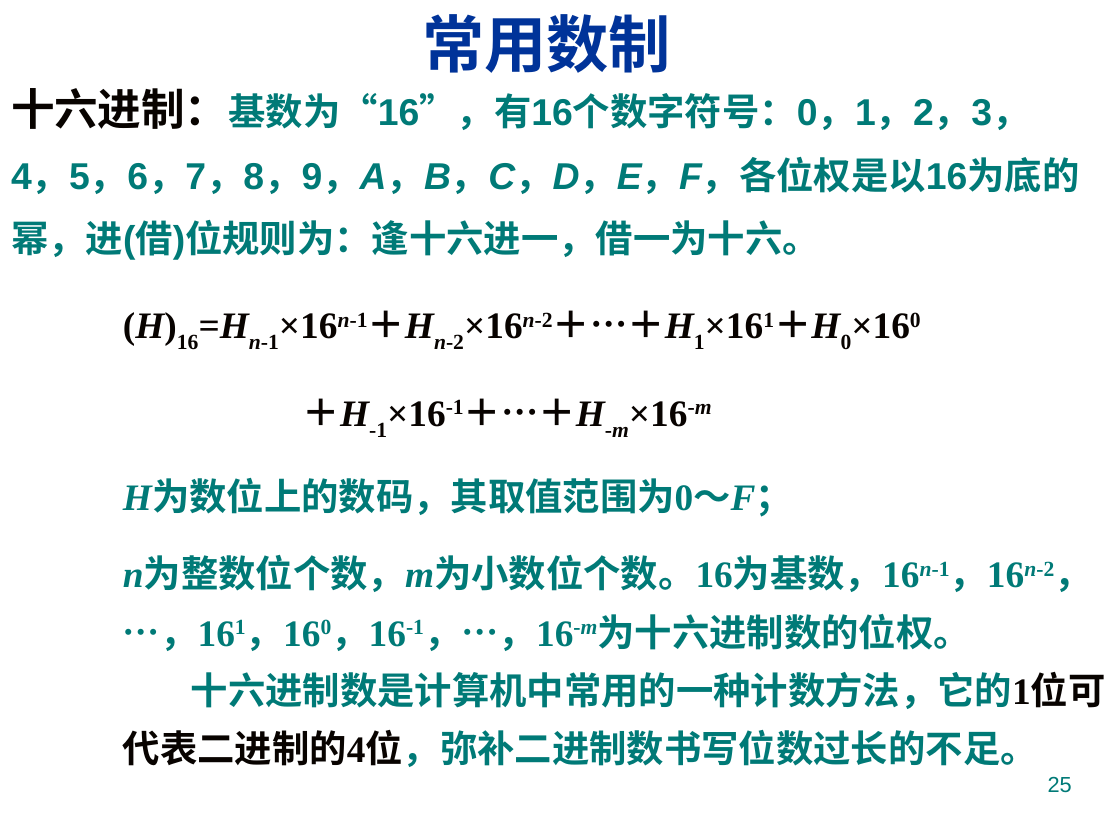
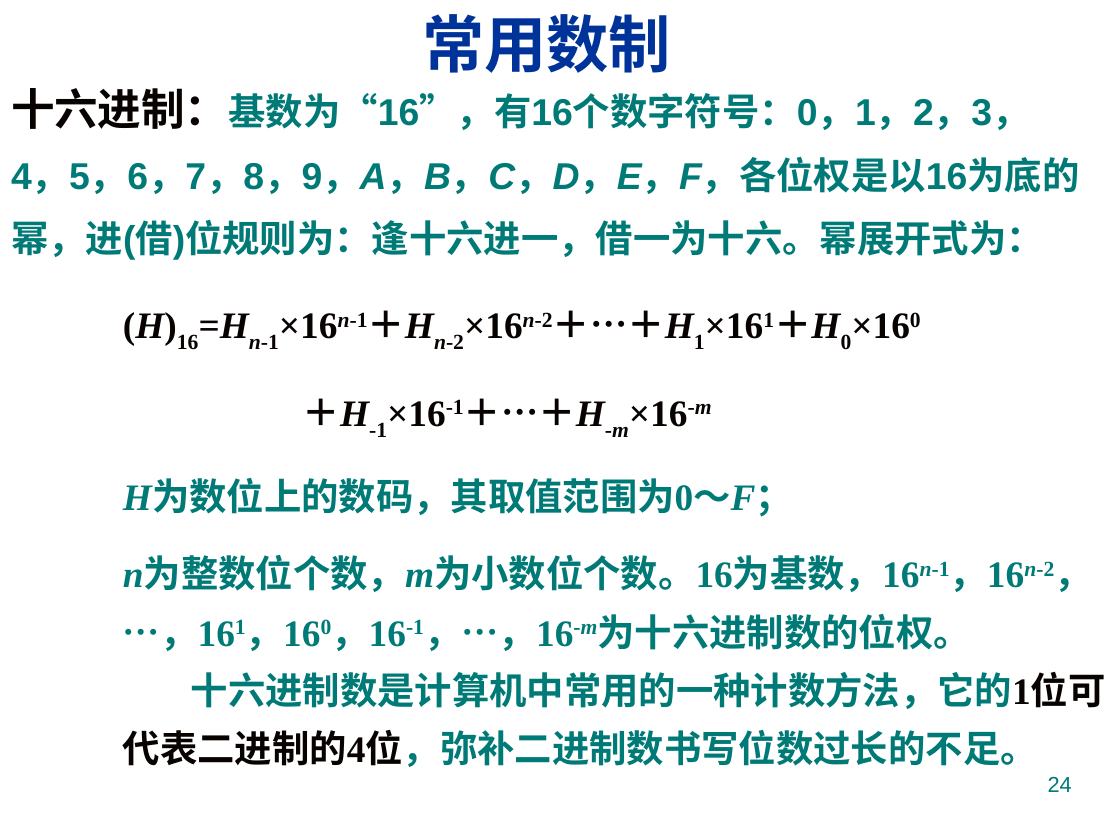
Before and after one commit to jtrfid/C-Repositories, a slide deck: slide 24 of 2016/计算机导论/pptx/第1章计算机文化概论.pptx (slide 25 before the commit). Drawn at 1120x840 pixels with LibreOffice and Linux fonts; fonts in the diff are those of the drawing; background and template pictures are left out. Boxes give left, top, right and bottom in pixels: in the first picture for what was removed or moved away, otherwise in the second. Text is boxed around its words. In the diff, an @@ line names an element or a change of style, - is before the commit and + after.

```diff
--- a/2016/计算机导论/pptx/第1章计算机文化概论.pptx
+++ b/2016/计算机导论/pptx/第1章计算机文化概论.pptx
@@ text at [11,88,1079,260]: text changed @@
-十六进制：基数为“16”，有16个数字符号：0，1，2，3，4，5，6，7，8，9，A，B，C，D，E，F，各位权是以16为底的幂，进(借)位规则为：逢十六进一，借一为十六。
+十六进制：基数为“16”，有16个数字符号：0，1，2，3，4，5，6，7，8，9，A，B，C，D，E，F，各位权是以16为底的幂，进(借)位规则为：逢十六进一，借一为十六。幂展开式为：
@@ page number at [1048,776,1072,792]: text changed @@
-25
+24
```
Also in this commit, not shown: 5 other slides changed, 1 slide removed.
